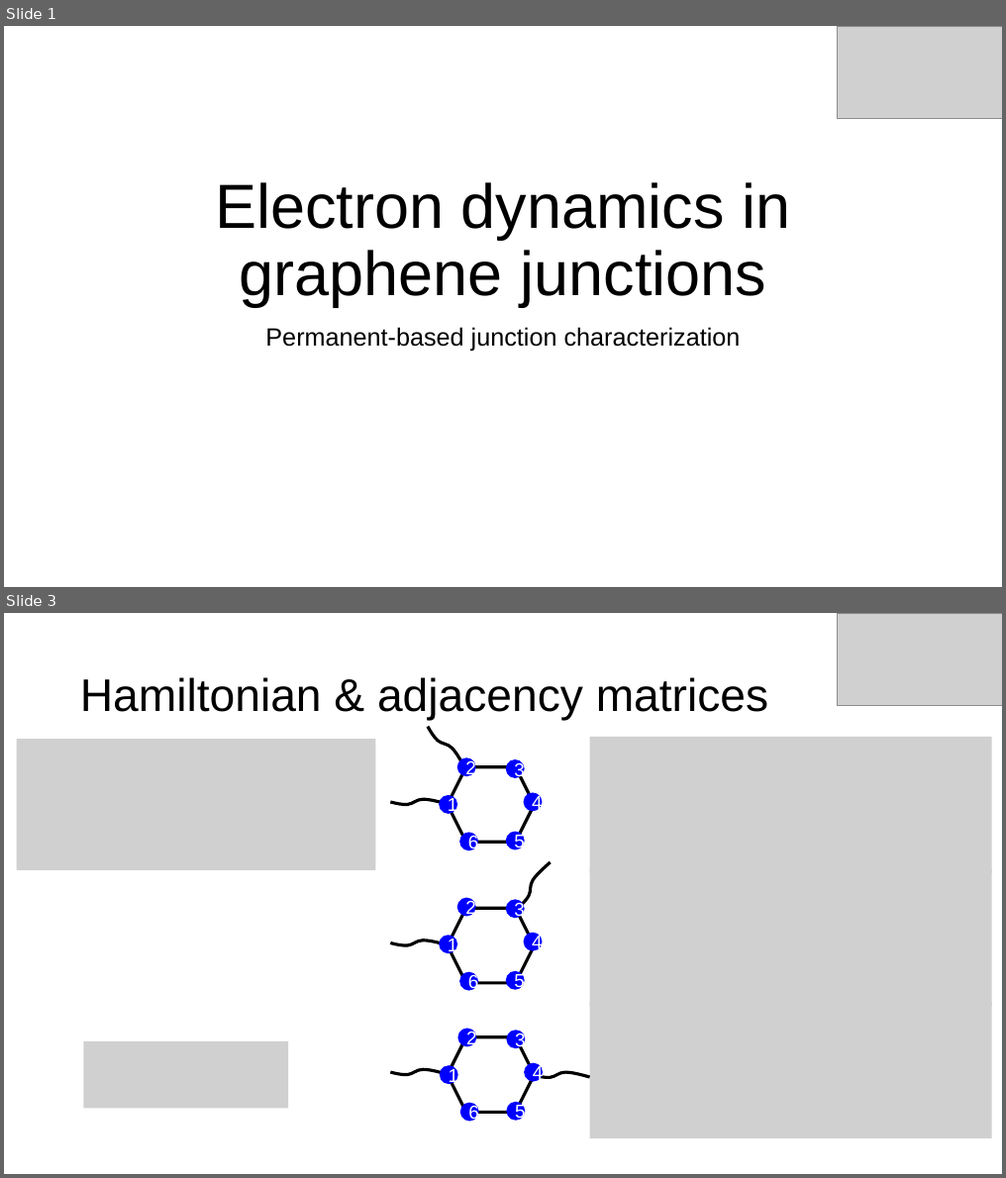
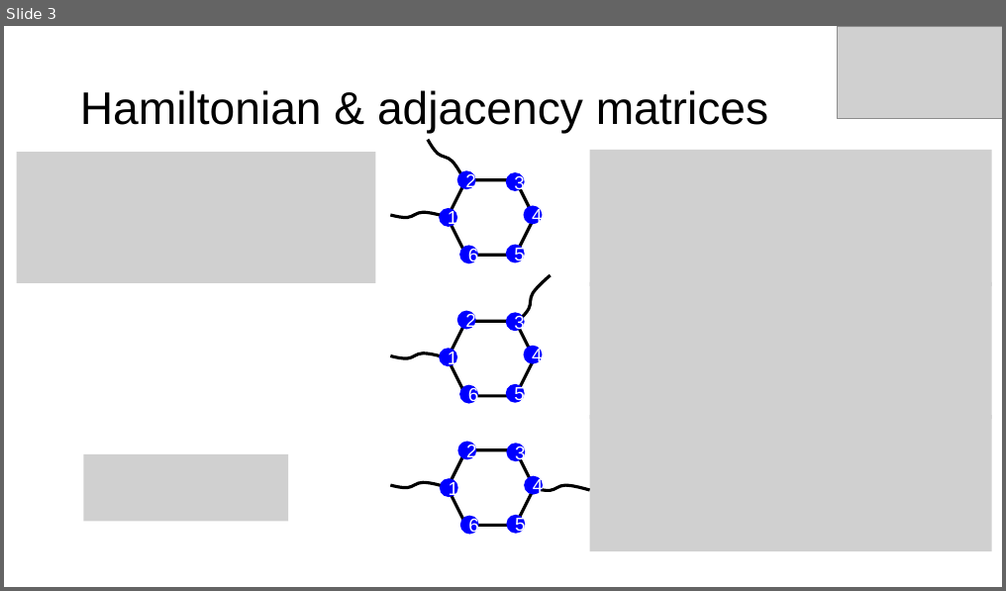
Before and after one commit to SoleilVermeil/grawiti, a slide deck: Presentation1.pptx. Shown one above the other, each under a label of ours: slides 1 and 3 before the commit, slide 3 after it; the slides between them are not shown. The pictures are 1006x1178 and 1006x591 pixels, drawn with LibreOffice and Linux fonts; fonts in the diff are those of the drawing; grey boxes stand for pictures. Boxes give left, top, right and bottom in pixels: in the first picture for what was removed or moved away, otherwise in the second. Text is boxed around its words. In the diff, an @@ line names an element or a change of style, - is before the commit and + after.

```diff
--- a/Presentation1.pptx
+++ b/Presentation1.pptx
@@ slide 1 removed at [4, 26, 1002, 587], background #FFFFFF @@
@@ picture removed at [837, 26, 1002, 119] @@
@@ title removed at [215, 182, 790, 307] @@
-Electron dynamics in graphene junctions
@@ subtitle removed at [265, 327, 741, 352] @@
-Permanent-based junction characterization
```
Also in this commit, not shown: 2 slides changed, 3 slides added, 1 other slide removed, 2 other files.
